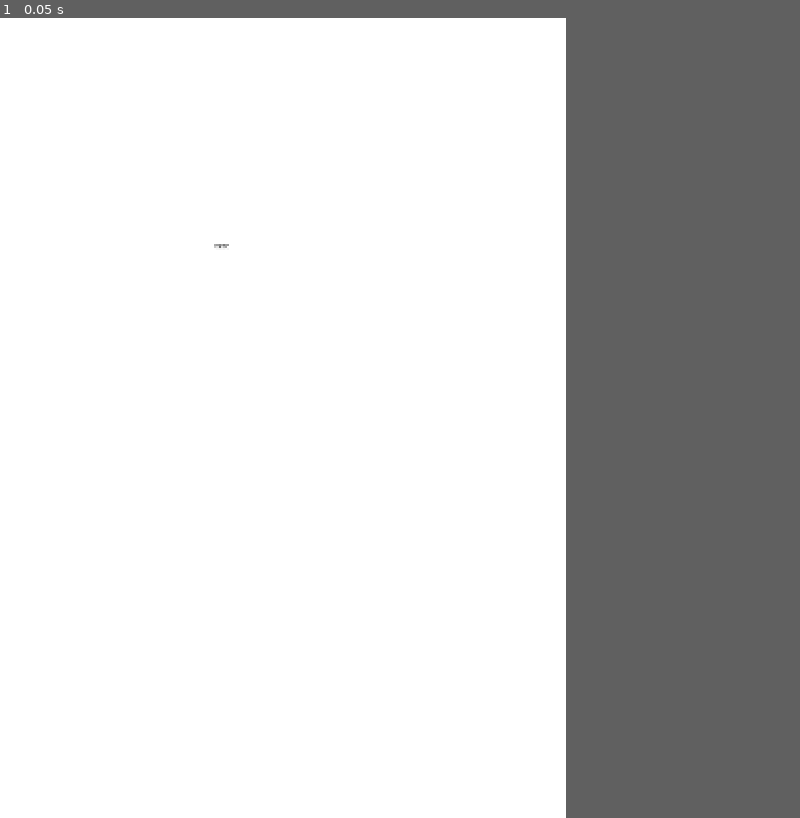
Above: before the commit, frame 1.
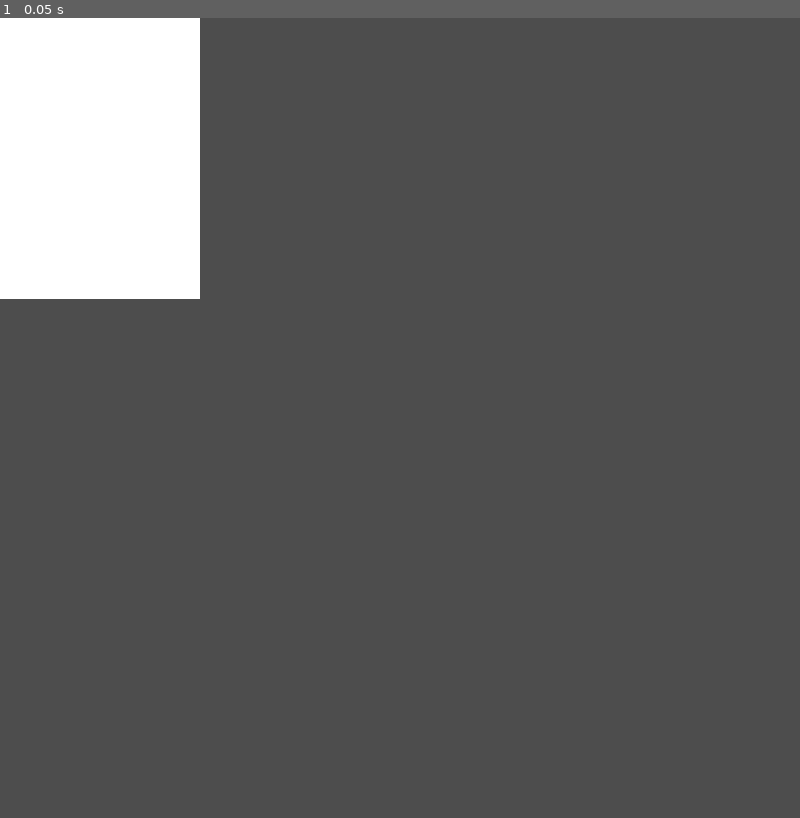
Above: after the commit, the same moment.

Repository: Paraldos/rpg-cards
Game: Godot game, scene res://a4/a_4_page.tscn
Same seed, same stepped clock (60 frames per second), same inputs: the game is played once before the commit and once after it. Before the commit the project starts from res://a_4_page.tscn.
Inputs:
- Up to frame 1 (0.05 s): no input
In our replay, the window is 566x800 before the commit and 800x800 after it. These sizes can differ from the game's own. Grey fills any space a smaller window leaves; there, only what the larger window draws over its background counts as a difference.

The runs differ from the first frame. In frame 1, 62% of the frame differs, in the area x 0-71%, y 0-100%.

Commit message:
working on classes now

Diff:
--- /dev/null
+++ b/a4/a_4_page.gd
@@ -0,0 +1,88 @@
+@tool
+extends ColorRect
+class_name A4Page
+
+const PORTRAIT_SIZE := Vector2(1240, 1754)
+const LANDSCAPE_SIZE := Vector2(1754, 1240)
+const OUTPUT_DIRECTORY := "res://results"
+var viewport: SubViewport
+
+@export_tool_button("Change Mode")
+var change_mode_btn = change_mode
+
+@export_tool_button("PNG exportieren", "Image")
+var export_button = export_png
+
+func _ready() -> void:
+	if not Engine.is_editor_hint():
+		return
+	call_deferred("_initialize_page_size")
+
+func _initialize_page_size() -> void:
+	if size != PORTRAIT_SIZE and size != LANDSCAPE_SIZE:
+		_set_page_size(PORTRAIT_SIZE)
+
+func _set_page_size(new_size: Vector2) -> void:
+	custom_maximum_size = new_size
+	custom_minimum_size = new_size
+	size = new_size
+
+func change_mode() -> void:
+	if size == PORTRAIT_SIZE:
+		_set_page_size(LANDSCAPE_SIZE)
+	else:
+		_set_page_size(PORTRAIT_SIZE)
+
+func export_png() -> void:
+	if not Engine.is_editor_hint(): return
+	_create_viewport()
+	_fill_viewport()
+	await _wait_for_render()
+	var error := _save_image()
+	_cleanup()
+	_report_result(error)
+
+func _create_viewport() -> void:
+	viewport = SubViewport.new()
+	viewport.size = Vector2i(size)
+	viewport.transparent_bg = false
+	viewport.render_target_update_mode = SubViewport.UPDATE_ALWAYS
+	EditorInterface.get_base_control().add_child(viewport)
+
+func _fill_viewport() -> void:
+	var page_copy := duplicate()
+	page_copy.set_script(null)
+	viewport.add_child(page_copy)
+
+func _wait_for_render() -> void:
+	var scene_tree := EditorInterface.get_base_control().get_tree()
+	await scene_tree.process_frame
+	await scene_tree.process_frame
+	await RenderingServer.frame_post_draw
+
+func _cleanup() -> void:
+	viewport.queue_free()
+	viewport = null
+
+# ==================================================== save
+func _get_output_path() -> String:
+	return OUTPUT_DIRECTORY.path_join(name + ".png")
+
+func _create_output_directory() -> void:
+	var absolute_path := ProjectSettings.globalize_path(OUTPUT_DIRECTORY)
+	DirAccess.make_dir_recursive_absolute(absolute_path)
+
+func _save_image() -> Error:
+	_create_output_directory()
+	var image := viewport.get_texture().get_image()
+	return image.save_png(_get_output_path())
+
+# ==================================================== report
+func _report_result(error: Error) -> void:
+	if error != OK:
+		push_error("PNG-Export fehlgeschlagen: %s" % error_string(error))
+		return
+	var output_path := _get_output_path()
+	var absolute_path := ProjectSettings.globalize_path(output_path)
+	print("PNG erfolgreich erstellt: ", absolute_path)
+	EditorInterface.get_resource_filesystem().scan()
--- /dev/null
+++ b/a4/a_4_page.tscn
@@ -0,0 +1,10 @@
+[gd_scene format=3 uid="uid://cgdr5vk8wfts7"]
+
+[ext_resource type="Script" uid="uid://bsk1r3o6d13p7" path="res://a4/a_4_page.gd" id="1_2w4nk"]
+[ext_resource type="Theme" uid="uid://boyufawc1em0m" path="res://base_theme.tres" id="1_igkor"]
+
+[node name="A4Page" type="ColorRect" unique_id=1336709957]
+offset_right = 1240.0
+offset_bottom = 1754.0
+theme = ExtResource("1_igkor")
+script = ExtResource("1_2w4nk")
--- a/a_4_page.gd
+++ /dev/null
@@ -1,53 +0,0 @@
-@tool
-extends CanvasLayer
-
-const PAGE_SIZE := Vector2i(1240, 1754)
-const OUTPUT_PATH := "res://page.png"
-var viewport: SubViewport
-
-@export_tool_button("PNG exportieren", "Image")
-var export_button: Callable = export_png
-
-func export_png() -> void:
-	if not Engine.is_editor_hint(): return
-	_create_viewport()
-	_fill_viewport()
-	await _wait_for_render()
-	var error := _save_image()
-	_cleanup()
-	_report_result(error)
-
-func _create_viewport() -> void:
-	viewport = SubViewport.new()
-	viewport.size = PAGE_SIZE
-	viewport.transparent_bg = false
-	viewport.render_target_update_mode = SubViewport.UPDATE_ALWAYS
-	EditorInterface.get_base_control().add_child(viewport)
-
-func _fill_viewport() -> void:
-	var page_copy := duplicate()
-	# Verhindert, dass die Kopie das Tool-Script ausführt.
-	page_copy.set_script(null)
-	viewport.add_child(page_copy)
-
-func _wait_for_render() -> void:
-	var scene_tree := EditorInterface.get_base_control().get_tree()
-	await scene_tree.process_frame
-	await scene_tree.process_frame
-	await RenderingServer.frame_post_draw
-
-func _save_image() -> Error:
-	var image := viewport.get_texture().get_image()
-	return image.save_png(OUTPUT_PATH)
-
-func _cleanup() -> void:
-	viewport.queue_free()
-	viewport = null
-
-func _report_result(error: Error) -> void:
-	if error != OK:
-		push_error("PNG-Export fehlgeschlagen: %s" % error_string(error))
-		return
-	var absolute_path := ProjectSettings.globalize_path(OUTPUT_PATH)
-	print("PNG erfolgreich erstellt: ", absolute_path)
-	EditorInterface.get_resource_filesystem().scan()
--- a/a_4_page.tscn
+++ /dev/null
@@ -1,37 +0,0 @@
-[gd_scene format=3 uid="uid://cgdr5vk8wfts7"]
-
-[ext_resource type="Script" uid="uid://bsk1r3o6d13p7" path="res://a_4_page.gd" id="1_ku78m"]
-
-[sub_resource type="Theme" id="Theme_0kc5u"]
-Label/colors/font_color = Color(0, 0, 0, 1)
-
-[node name="A4Page" type="CanvasLayer" unique_id=257842505]
-script = ExtResource("1_ku78m")
-
-[node name="ColorRect" type="ColorRect" parent="." unique_id=367842763]
-anchors_preset = 15
-anchor_right = 1.0
-anchor_bottom = 1.0
-grow_horizontal = 2
-grow_vertical = 2
-metadata/_edit_lock_ = true
-
-[node name="Control" type="Control" parent="." unique_id=830978931]
-layout_mode = 3
-anchors_preset = 15
-anchor_right = 1.0
-anchor_bottom = 1.0
-grow_horizontal = 2
-grow_vertical = 2
-theme = SubResource("Theme_0kc5u")
-
-[node name="Label" type="Label" parent="Control" unique_id=2101837346]
-layout_mode = 0
-offset_left = 471.0
-offset_top = 488.0
-offset_right = 734.0
-offset_bottom = 676.0
-text = "test"
-
-[node name="SubViewport" type="SubViewport" parent="." unique_id=1250523640]
-size = Vector2i(1240, 1754)
--- /dev/null
+++ b/base_theme.tres
@@ -0,0 +1,8 @@
+[gd_resource type="Theme" format=3 uid="uid://boyufawc1em0m"]
+
+[ext_resource type="FontFile" uid="uid://3w1m0n3hd7ea" path="res://Baby Doll.otf" id="1_6qegq"]
+
+[resource]
+default_font = ExtResource("1_6qegq")
+default_font_size = 25
+Label/colors/font_color = Color(0, 0, 0, 1)
--- /dev/null
+++ b/character_sheet/character_class.gd
@@ -0,0 +1,5 @@
+extends Resource
+class_name CharacterClass
+
+@export var title = "Barbar"
+@export var max_health = 4
--- /dev/null
+++ b/character_sheet/character_sheet.gd
@@ -0,0 +1,4 @@
+@tool
+extends PanelContainer
+
+@export var char : CharacterClass
--- /dev/null
+++ b/character_sheet/character_sheet.tscn
@@ -0,0 +1,61 @@
+[gd_scene format=3 uid="uid://br0vj20ghj2ej"]
+
+[ext_resource type="Script" uid="uid://d08thar1qf2wx" path="res://character_sheet/character_sheet.gd" id="1_g6x8y"]
+[ext_resource type="Texture2D" uid="uid://ddwfjphsifm0e" path="res://maxresdefault.jpg" id="1_jum52"]
+
+[sub_resource type="StyleBoxFlat" id="StyleBoxFlat_0kc5u"]
+content_margin_left = 25.0
+content_margin_top = 25.0
+content_margin_right = 25.0
+content_margin_bottom = 25.0
+bg_color = Color(1, 1, 1, 1)
+border_width_left = 4
+border_width_top = 4
+border_width_right = 4
+border_width_bottom = 4
+border_color = Color(0, 0, 0, 1)
+corner_radius_top_left = 15
+corner_radius_top_right = 15
+corner_radius_bottom_right = 15
+corner_radius_bottom_left = 15
+
+[node name="CharSheet" type="PanelContainer" unique_id=722183030]
+custom_minimum_size = Vector2(1114, 814)
+offset_right = 429.0
+offset_bottom = 123.0
+theme_override_styles/panel = SubResource("StyleBoxFlat_0kc5u")
+script = ExtResource("1_g6x8y")
+
+[node name="HBoxContainer" type="HBoxContainer" parent="." unique_id=264053261]
+layout_mode = 2
+
+[node name="VBoxContainer2" type="VBoxContainer" parent="HBoxContainer" unique_id=1932449270]
+layout_mode = 2
+size_flags_horizontal = 3
+
+[node name="Label" type="Label" parent="HBoxContainer/VBoxContainer2" unique_id=55278382]
+layout_mode = 2
+theme_override_font_sizes/font_size = 50
+text = "Barbar"
+horizontal_alignment = 1
+
+[node name="TextureRect" type="TextureRect" parent="HBoxContainer/VBoxContainer2" unique_id=411105347]
+layout_mode = 2
+size_flags_horizontal = 3
+size_flags_vertical = 3
+texture = ExtResource("1_jum52")
+expand_mode = 1
+stretch_mode = 5
+
+[node name="VBoxContainer" type="VBoxContainer" parent="HBoxContainer" unique_id=870799324]
+layout_mode = 2
+size_flags_horizontal = 3
+size_flags_vertical = 4
+
+[node name="Label" type="Label" parent="HBoxContainer/VBoxContainer" unique_id=1274315794]
+layout_mode = 2
+text = "Rage"
+
+[node name="Label2" type="Label" parent="HBoxContainer/VBoxContainer" unique_id=394957198]
+layout_mode = 2
+text = "Erschöpfe irgendeine Karte"
--- /dev/null
+++ b/content.tscn
@@ -0,0 +1,53 @@
+[gd_scene format=3 uid="uid://kla6u4i15u3v"]
+
+[ext_resource type="Script" uid="uid://bsk1r3o6d13p7" path="res://a4/a_4_page.gd" id="1_4asnp"]
+[ext_resource type="Theme" uid="uid://boyufawc1em0m" path="res://base_theme.tres" id="1_pj1re"]
+[ext_resource type="PackedScene" uid="uid://br0vj20ghj2ej" path="res://character_sheet/character_sheet.tscn" id="3_qoh42"]
+
+[node name="Content" type="CanvasLayer" unique_id=1579395896]
+
+[node name="Test123" type="ColorRect" parent="." unique_id=590299215]
+custom_minimum_size = Vector2(1240, 1754)
+custom_maximum_size = Vector2(1240, 1754)
+offset_left = 100.0
+offset_top = 59.0
+offset_right = 1340.0
+offset_bottom = 1813.0
+theme = ExtResource("1_pj1re")
+script = ExtResource("1_4asnp")
+metadata/_custom_type_script = "uid://bsk1r3o6d13p7"
+
+[node name="MarginContainer" type="MarginContainer" parent="Test123" unique_id=1114066772]
+layout_mode = 1
+anchors_preset = 15
+anchor_right = 1.0
+anchor_bottom = 1.0
+grow_horizontal = 2
+grow_vertical = 2
+theme_override_constants/margin_left = 50
+theme_override_constants/margin_top = 50
+theme_override_constants/margin_right = 50
+theme_override_constants/margin_bottom = 50
+
+[node name="VBoxContainer" type="VBoxContainer" parent="Test123/MarginContainer" unique_id=1253179617]
+layout_mode = 2
+theme_override_constants/separation = 25
+
+[node name="CharSheet" parent="Test123/MarginContainer/VBoxContainer" unique_id=722183030 instance=ExtResource("3_qoh42")]
+layout_mode = 2
+size_flags_vertical = 3
+
+[node name="CharSheet2" parent="Test123/MarginContainer/VBoxContainer" unique_id=1228946127 instance=ExtResource("3_qoh42")]
+layout_mode = 2
+size_flags_vertical = 3
+
+[node name="Test234" type="ColorRect" parent="." unique_id=1284779825]
+custom_minimum_size = Vector2(1240, 1754)
+custom_maximum_size = Vector2(1240, 1754)
+offset_left = 3344.0
+offset_top = 1969.0
+offset_right = 4584.0
+offset_bottom = 3723.0
+theme = ExtResource("1_pj1re")
+script = ExtResource("1_4asnp")
+metadata/_custom_type_script = "uid://bsk1r3o6d13p7"
--- a/project.godot
+++ b/project.godot
@@ -17,8 +17,8 @@
 
 [display]
 
-window/size/viewport_width=1240
-window/size/viewport_height=1754
+window/size/viewport_width=5000
+window/size/viewport_height=5000
 window/stretch/mode="canvas_items"
 window/stretch/aspect="expand"
 
Binary file added: Baby Doll.otf
Not shown, added: Baby Doll.otf.import
Binary file added: Baby Doll.ttf
Not shown, added: Baby Doll.ttf.import
Renamed: a_4_page.gd.uid -> a4/a_4_page.gd.uid
Not shown, added: character_sheet/character_class.gd.uid
Not shown, added: character_sheet/character_sheet.gd.uid
Binary file added: maxresdefault.jpg
Not shown, changed: maxresdefault.jpg.import
Binary file removed: page.png
